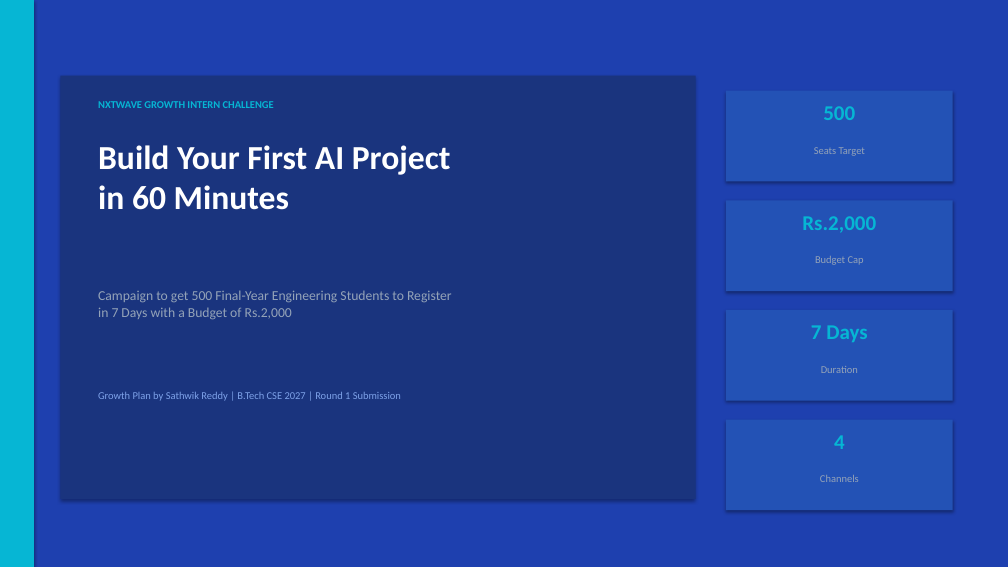
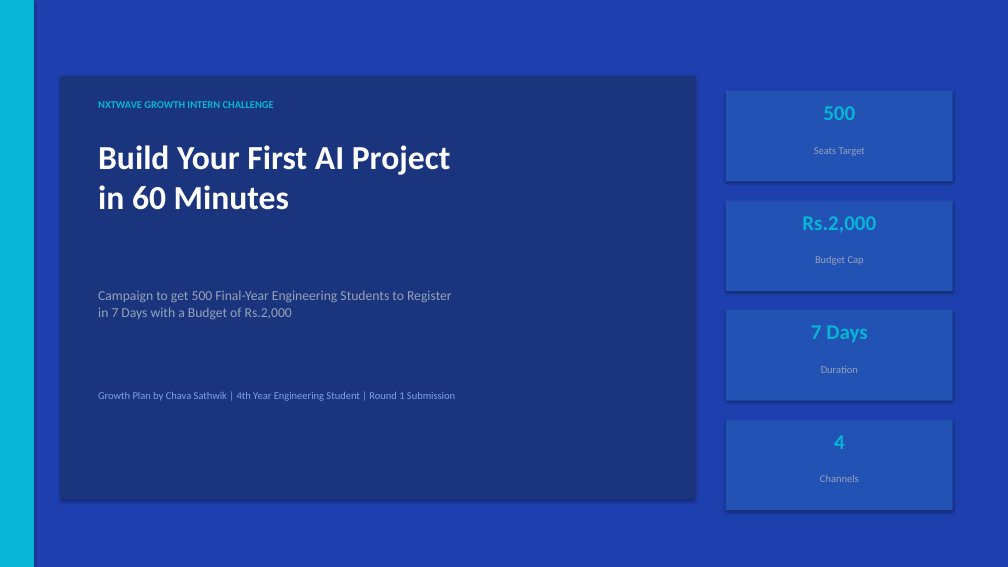
Before and after one commit to sathwikchava/60-Minute-AI-Project-Engine, a slide deck: slide 1 of nxtwave-challenge/growth-plan/NxtWave_Growth_Plan.pptx. Drawn at 1008x567 pixels with LibreOffice and Linux fonts; fonts in the diff are those of the drawing. Boxes give left, top, right and bottom in pixels: in the first picture for what was removed or moved away, otherwise in the second. Text is boxed around its words. In the diff, an @@ line names an element or a change of style, - is before the commit and + after.

Commit message:
update: candidate name to Chava Sathwik, 4th year student status, simple tone and clean typography

```diff
--- a/nxtwave-challenge/growth-plan/NxtWave_Growth_Plan.pptx
+++ b/nxtwave-challenge/growth-plan/NxtWave_Growth_Plan.pptx
@@ text at (98,392,455,401): text changed @@
-Growth Plan by Sathwik Reddy | B.Tech CSE 2027 | Round 1 Submission
+Growth Plan by Chava Sathwik | 4th Year Engineering Student | Round 1 Submission
```
Also in this commit, not shown: 13 other files.
